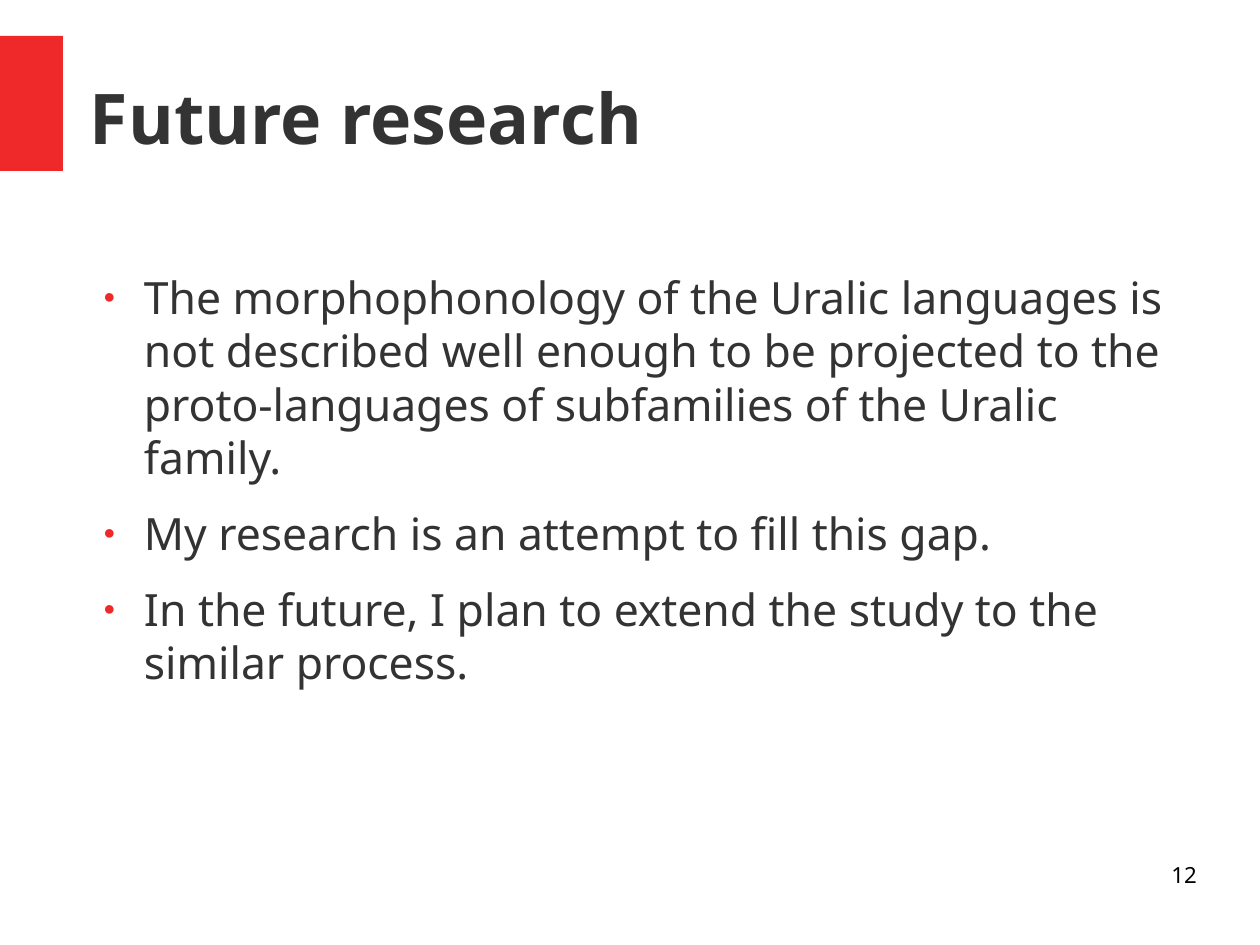
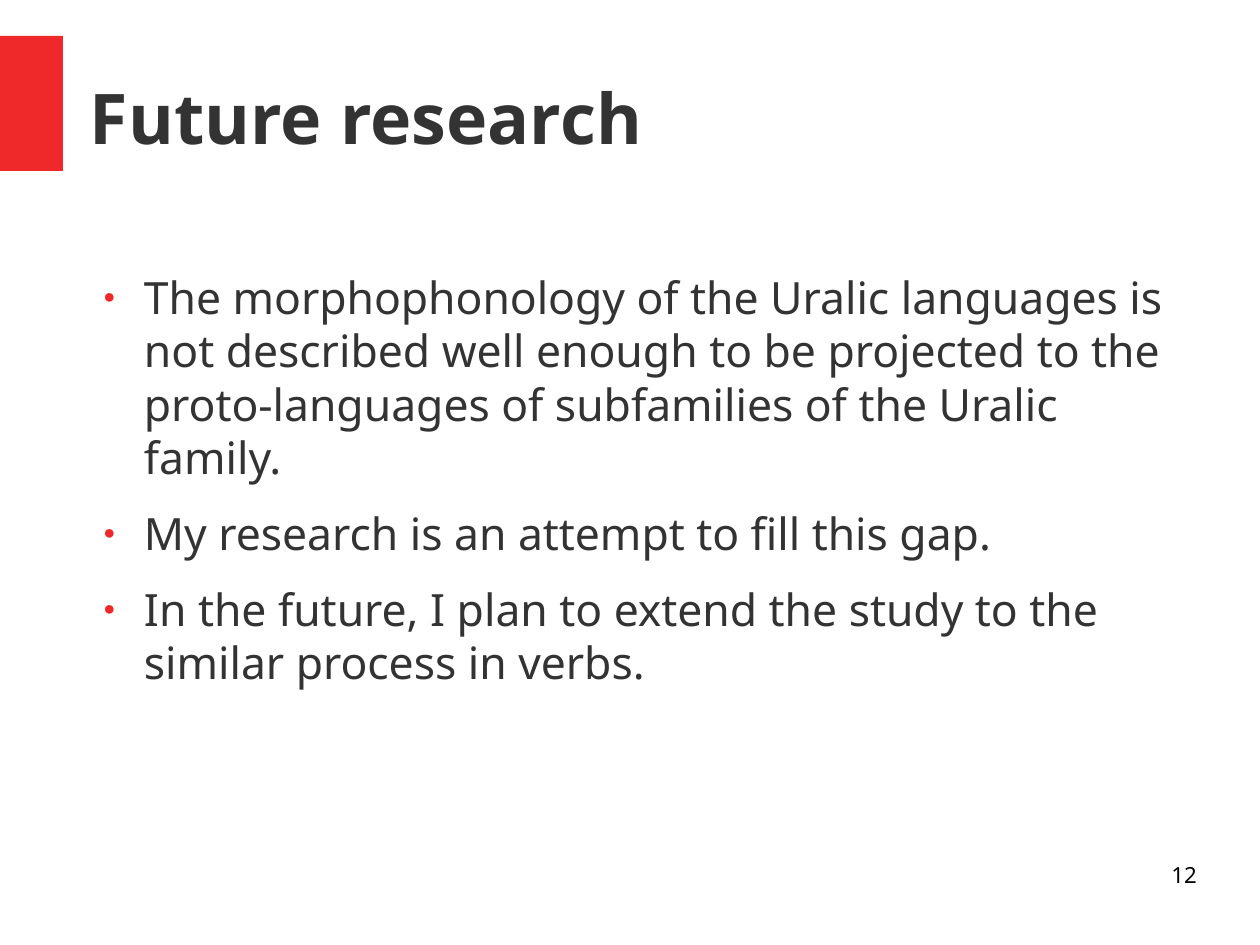
Before and after one commit to OneAdder/Proposal, a slide deck: slide 12 of Михаил_Воронов.odp. Drawn at 1260x945 pixels with LibreOffice and Linux fonts; fonts in the diff are those of the drawing. Boxes give left, top, right and bottom in pixels: in the first picture for what was removed or moved away, otherwise in the second. Text is boxed around its words. In the diff, an @@ line names an element or a change of style, - is before the commit and + after.

```diff
--- a/Михаил_Воронов.odp
+++ b/Михаил_Воронов.odp
@@ text at [144,592,1098,690]: text changed @@
-● In the future, I plan to extend the study to the similar process.
+● In the future, I plan to extend the study to the similar process in verbs.
```
Also in this commit, not shown: 1 other slide changed, 1 other file.
